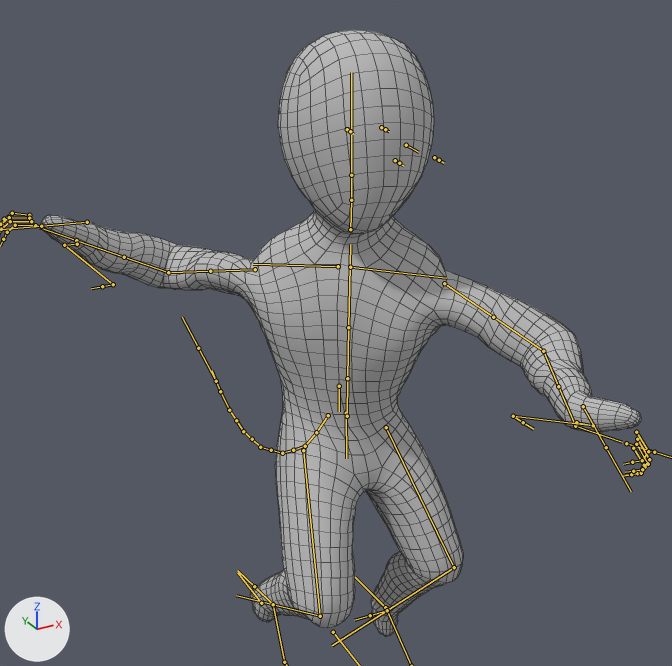
An edit to the FBX model Move and Die/Assets/The Game Folder/Models/Human_003a.fbx, drawn before and after from the same camera.
Rendered twice from a camera (50 mm lens) standing at (-1.006, -1.844, 1.855) and looking at (-0.071, -0.144, 1.005). Arrows for +X, +Y and +Z are at lower left; the lights stay in place. Both versions are drawn at frame 89 of the action 'Armature|Combat_Attack_FerventAnger'; the numbers are the values there. The bones that bend it are drawn over the model as lines. Mesh edges are drawn as thin lines.

In view in the first picture: 'Human_Mesh'.
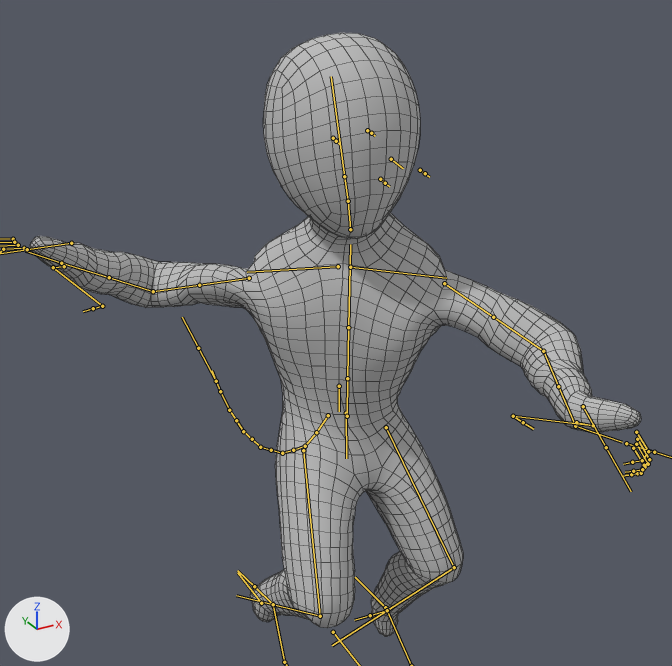
Where the change shows, as pixel boxes [x1, y1, x2, y2] in the pictures (672 x 666 px):
'Human_Mesh', posed: before [41, 30, 641, 637]; after [30, 33, 641, 637]
bone 'Neck.001', root to tip: before (350, 229) to (351, 200); after (350, 229) to (348, 201)
bone 'Eye.R', root to tip: before (347, 129) to (350, 131); after (333, 138) to (336, 141)
bone 'Eye.L.001', root to tip: before (381, 127) to (385, 129); after (367, 130) to (371, 133)
bone 'Clavicle.R', root to tip: before (338, 266) to (253, 264); after (338, 266) to (247, 272)

The change, as a diff of the scene's bpy script:
```diff
--- a/Move and Die/Assets/The Game Folder/Models/Human_003a.fbx.py
+++ b/Move and Die/Assets/The Game Folder/Models/Human_003a.fbx.py
@@ bone_neck_001 @@
 bone_neck_001 = bpy.data.objects['Armature'].pose.bones['Neck.001']  # child of 'spine.003'
-bone_neck_001.rotation_quaternion = (1.0, 0.0, 0.0, 0.0)  # degrees (0, 0, 0)
+bone_neck_001.rotation_quaternion = (0.997, -0.06, -0.003, -0.051)  # degrees (-7, -1, -6)
@@ bone_eye_r @@
 bone_eye_r = bpy.data.objects['Armature'].pose.bones['Eye.R']  # child of 'Head'
-bone_eye_r.rotation_quaternion = (1.0, 0.0, -0.002, 0.0)  # degrees (0, 0, 0)
+bone_eye_r.rotation_quaternion = (0.997, 0.0, -0.076, 0.0)  # degrees (0, -9, 0)
@@ bone_eye_l_001 @@
 bone_eye_l_001 = bpy.data.objects['Armature'].pose.bones['Eye.L.001']  # child of 'Head'
-bone_eye_l_001.rotation_quaternion = (1.0, 0.0, -0.002, 0.0)  # degrees (0, 0, 0)
+bone_eye_l_001.rotation_quaternion = (0.997, 0.0, -0.076, 0.0)  # degrees (0, -9, 0)
@@ bone_clavicle_r @@
 bone_clavicle_r = bpy.data.objects['Armature'].pose.bones['Clavicle.R']  # child of 'spine.003'
-bone_clavicle_r.rotation_quaternion = (1.0, 0.0, 0.0, 0.0)  # degrees (0, 0, 0)
+bone_clavicle_r.rotation_quaternion = (0.996, 0.057, 0.005, 0.069)  # degrees (7, 0, 8)
```
